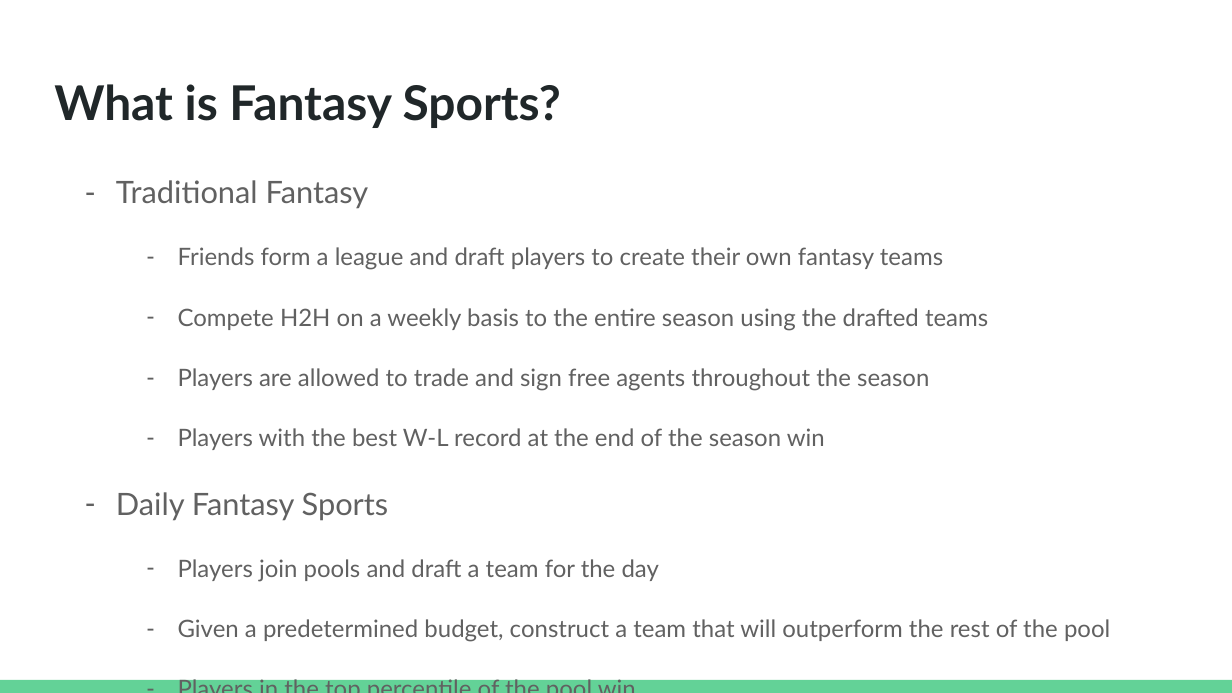
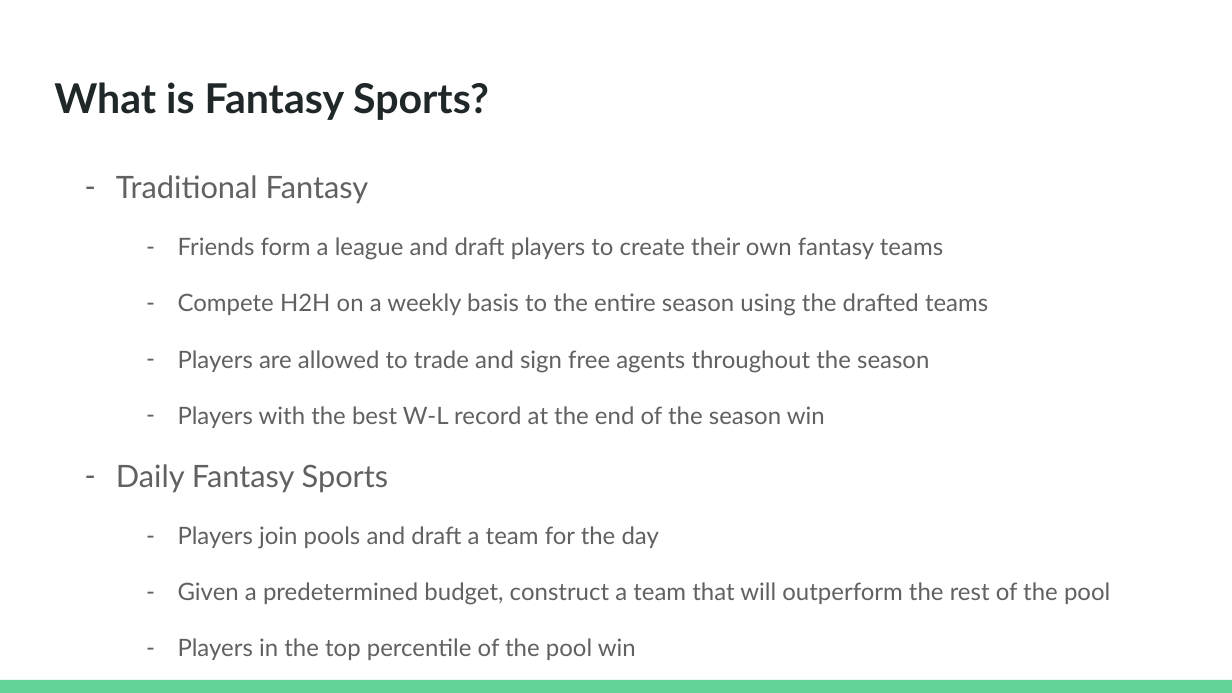
Before and after one commit to nycdatasci/bootcamp008_project, a slide deck: slide 3 of Project4-Capstone/DK/Capstone Presentation.pptx. Drawn at 1232x693 pixels with LibreOffice and Linux fonts; fonts in the diff are those of the drawing. Boxes give left, top, right and bottom in pixels: in the first picture for what was removed or moved away, otherwise in the second. Text is boxed around its words. In the diff, an @@ line names an element or a change of style, - is before the commit and + after.

```diff
--- a/Project4-Capstone/DK/Capstone Presentation.pptx
+++ b/Project4-Capstone/DK/Capstone Presentation.pptx
@@ title "What is Fantasy Sports?" at (54,82,489,120): size 28 to 24 pt @@
@@ text "Traditional Fantasy" at (116,175,1110,605): line spacing 1.15 to 1 @@
```
Also in this commit, not shown: 11 other slides changed, 2 other files.
